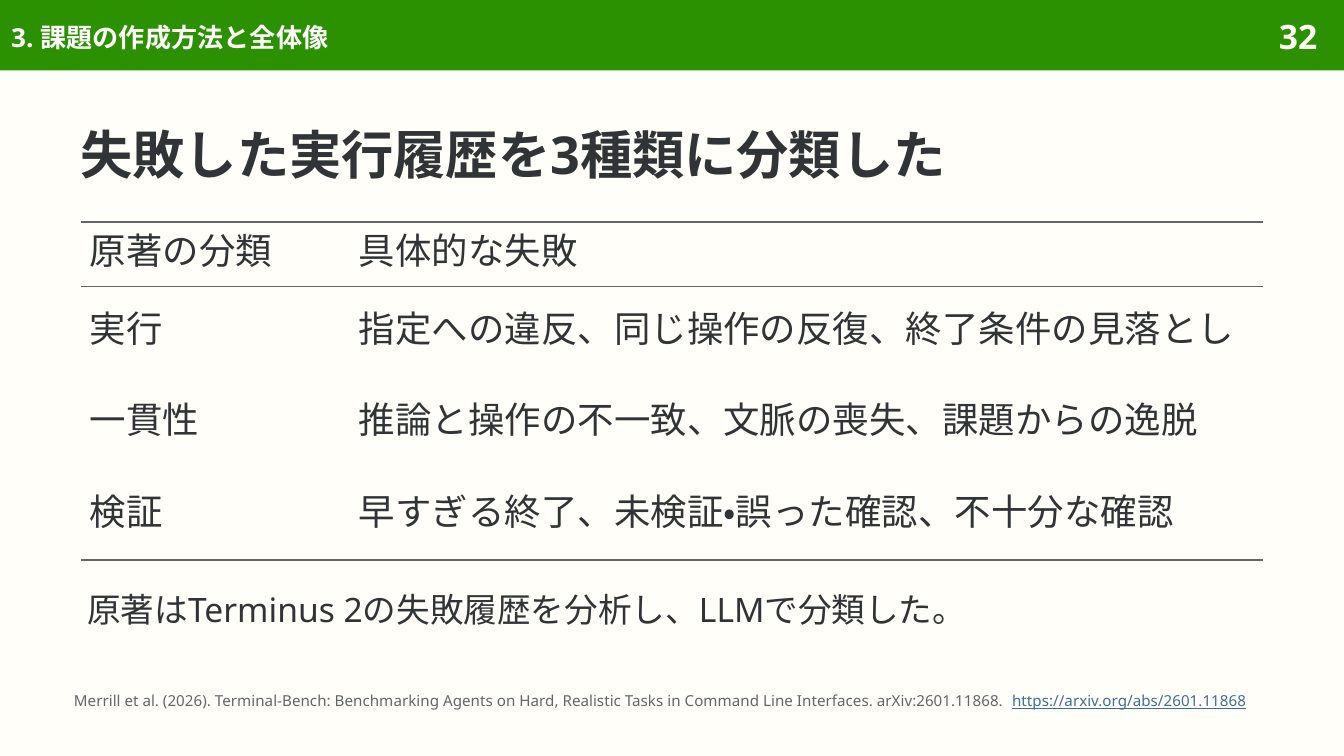
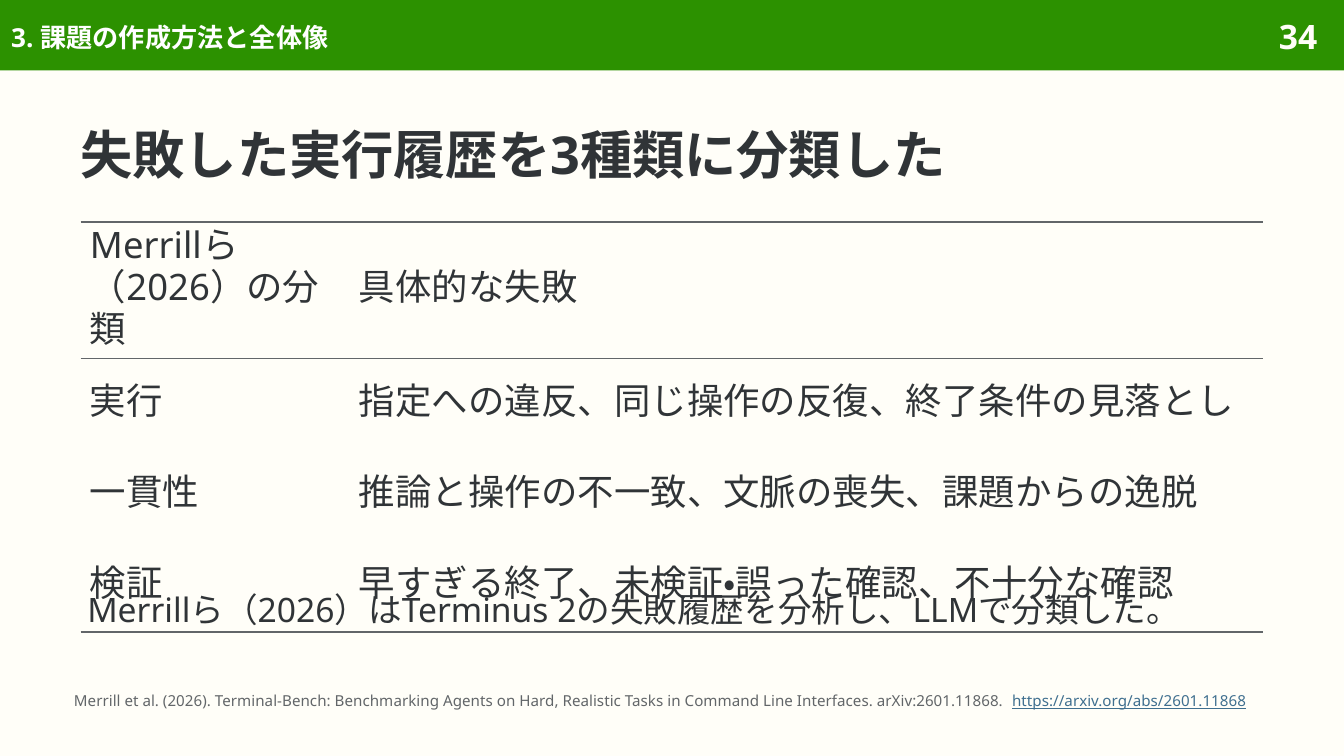
Before and after one commit to sasakiy84/datasets-in-10-minutes, a slide deck: slide 34 of slides/datasets-in-10-minutes-terminal-bench.pptx (slide 32 before the commit). Drawn at 1344x756 pixels with LibreOffice and Linux fonts; fonts in the diff are those of the drawing. Boxes give left, top, right and bottom in pixels: in the first picture for what was removed or moved away, otherwise in the second. Text is boxed around its words. In the diff, an @@ line names an element or a change of style, - is before the commit and + after.

```diff
--- a/slides/datasets-in-10-minutes-terminal-bench.pptx
+++ b/slides/datasets-in-10-minutes-terminal-bench.pptx
@@ page number at bbox=[1279, 24, 1317, 50]: text changed @@
-32
+34
@@ table at bbox=[81, 222, 1263, 611] @@
-row 1, column 1: 原著の分類
+row 1, column 1: Merrillら（2026）の分類
@@ text at bbox=[87, 590, 1180, 625]: text changed @@
-原著はTerminus 2の失敗履歴を分析し、LLMで分類した。
+Merrillら（2026）はTerminus 2の失敗履歴を分析し、LLMで分類した。
```
Also in this commit, not shown: 7 other slides changed, 2 slides added, 7 other files.
